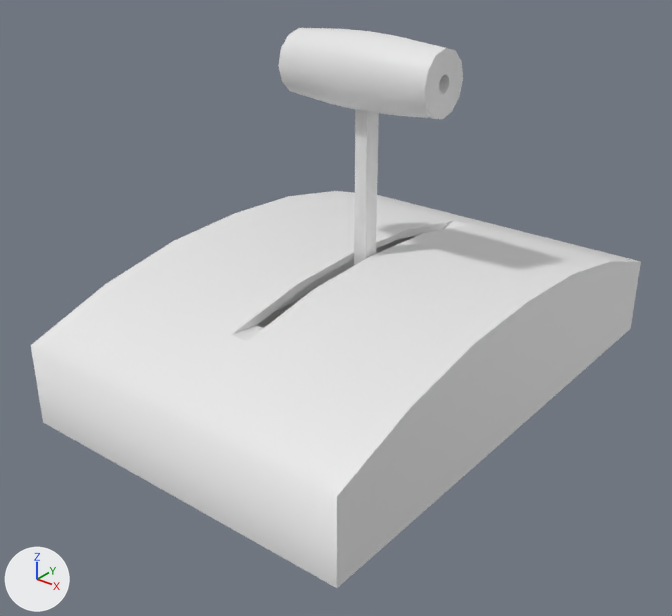
A saved change to the FBX model Assets/props/Hendel/hendelF.fbx.
Rendered twice from a camera (50 mm lens) standing at (0.569, -0.762, 0.491) and looking at (0.002, -0.054, 0.052). The lights are fixed; the arrows at lower left show +X, +Y and +Z. Where no turn or scale is listed for an object, it has been applied to the vertices.

Before the edit, the objects in view are built like this:
```python
me_cube_002 = bpy.data.meshes.new('Cube.002')
me_cube_002.from_pydata(...)  # 116 vertices, 110 faces; spans x -0.09..0.091, y -0.04..0.04, z 0.001..0.335
me_cube_003 = bpy.data.meshes.new('Cube.003')
me_cube_003.from_pydata(...)  # 112 vertices, 110 faces; spans x -0.2..0.2, y -0.3..0.3, z -0.052..0.098
ob_cube = bpy.data.objects.new('Cube', me_cube_003)
ob_cube.location = (0.0, 0.0, 0.0)
ob_cube_001 = bpy.data.objects.new('Cube.001', me_cube_002)
ob_cube_001.location = (0.0, 0.0, 0.0)
```
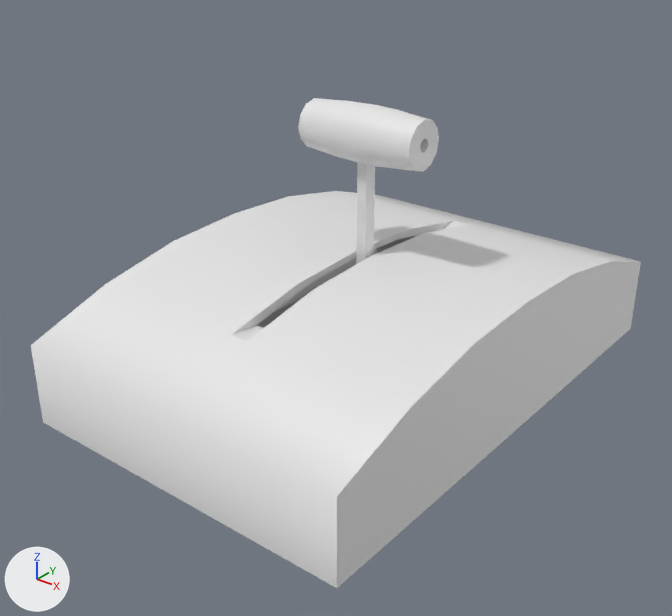
The newer file is also rescaled (x0.545), turned or shifted as a whole; pictures and numbers use the older file's frame.

What the commit changed:
me_cube_002 has 116 vertices, 110 faces and spans x -0.09..0.091, y -0.04..0.04, z 0.001..0.335.
me_cube_002 is used by ob_cube_001; location (0.0, 0.0, 0.0).
me_cube_002 part 1: the whole mesh is scaled about the mesh origin by 0.785.
me_cube_003 has 112 vertices, 110 faces and spans x -0.2..0.2, y -0.3..0.3, z -0.052..0.098.
me_cube_003 is used by ob_cube; location (0.0, 0.0, 0.0).
me_cube_003 part 2: its shading normals changed.

Changed parts and their boxes (x1, y1, x2, y2) in the pictures (672 x 616 px):
'Cube.001', mesh rescaled
    before: (278, 28, 463, 266)
    after: (298, 98, 439, 264)
